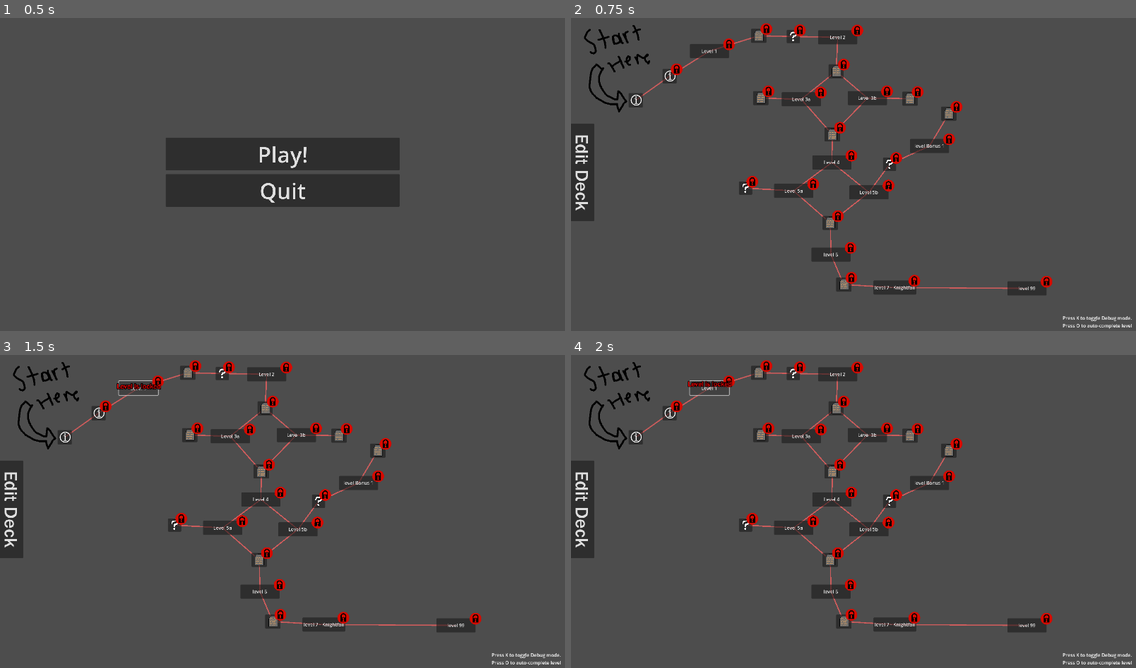
Above: before the commit, frames 1-4 (two rows, left to right).
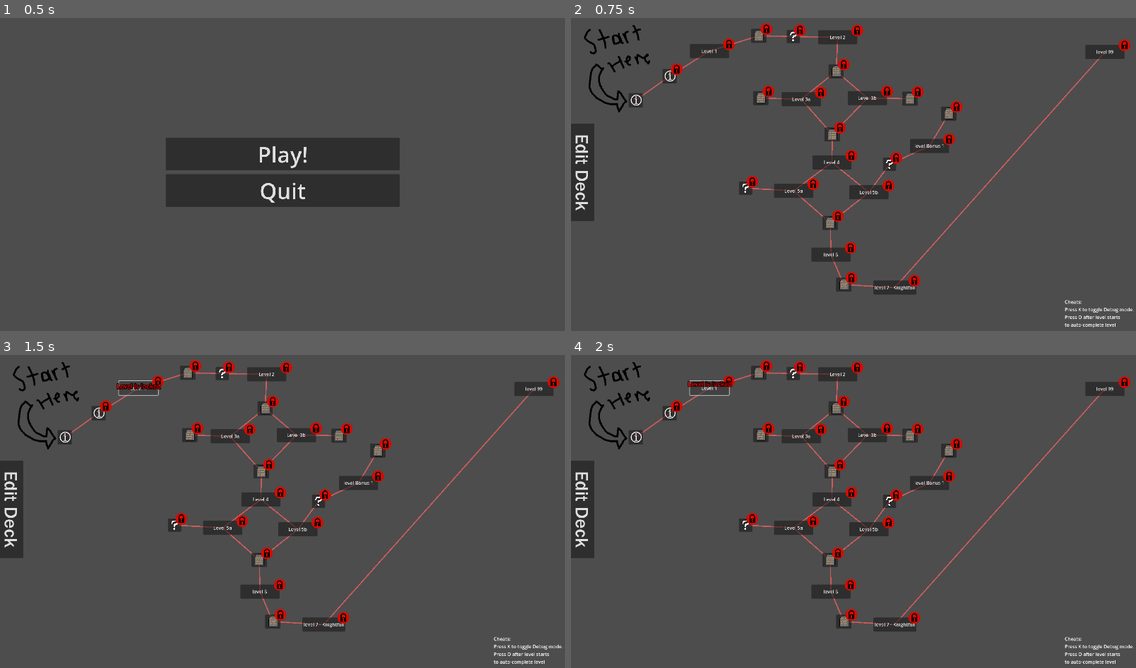
Above: after the commit, the same moments.

Repository: oliveman521/We-Wizards-Three
Game: Godot game, scene res://Scenes/Menus/MainMenu.tscn
The game is run twice, just before and just after one commit, with the same random seed, the same clock (stepped at 60 frames per second) and the same inputs.
Inputs:
- Up to frame 1 (0.5 s): no input
- Up to frame 2 (0.75 s): click "Play!" at 0.5 s
- Up to frame 3 (1.5 s): click "Level 1" at 1.25 s
- Up to frame 4 (2 s): no input

Frame 1 is identical in both runs. In frame 2, 1.3% of the frame differs, in the area x 57-100%, y 6-100%; in frame 3, 1.3%; in frame 4, 1.3%.

Commit message:
Cards update Names based off of file names

Diff:
--- a/Cards/card.gd
+++ b/Cards/card.gd
@@ -35,13 +35,16 @@
 signal card_played()
 signal card_discarded()
 
-@export var card_name: String: #TODO Making this drive the file name proved to cause problems where it'd create duplicate files, but it could be driven BY the file name? Seems smart
-	get: return card_name
-	set(new_val):
-		card_name = new_val
+
+@export var card_name: String:
+	get:
+		var file_name: String = scene_file_path.get_basename().split("/")[-1]
+		file_name = file_name.replace("card_","")
+		file_name = file_name.capitalize()
+		name = file_name
 		if card_name_UI:
-			card_name_UI.text = new_val
-		name = "Card - " + card_name
+			card_name_UI.text = file_name
+		return file_name
 
 var deck_building_mode: bool = false
 
--- a/SaveData/Mid-Game Save.tres
+++ b/SaveData/Mid-Game Save.tres
@@ -1,8 +1,8 @@
 [gd_resource type="Resource" script_class="GameSave" load_steps=14 format=3 uid="uid://3c1rtf66d6u6"]
 
 [ext_resource type="Script" path="res://SaveData/GameSave.gd" id="1_qn4hp"]
-[ext_resource type="PackedScene" uid="uid://6685qupifd8s" path="res://Cards/Card Pool/card_fire_scroll_recipe.tscn" id="2_vattb"]
-[ext_resource type="PackedScene" uid="uid://dfuh7fif3lr3e" path="res://Cards/Card Pool/card_lightning_scroll.tscn" id="3_8gds4"]
+[ext_resource type="PackedScene" uid="uid://6685qupifd8s" path="res://Cards/Card Pool/card_fire_ball_recipe.tscn" id="2_vattb"]
+[ext_resource type="PackedScene" uid="uid://dfuh7fif3lr3e" path="res://Cards/Card Pool/card_lightning_scroll_recipe.tscn" id="3_8gds4"]
 [ext_resource type="PackedScene" uid="uid://rfnlpy50ihlp" path="res://Cards/Card Pool/card_printing_press.tscn" id="4_u8d5v"]
 [ext_resource type="PackedScene" uid="uid://bt6cb8kc2x7u4" path="res://Cards/Card Pool/card_quick_cast.tscn" id="5_hed7e"]
 [ext_resource type="PackedScene" uid="uid://bhq4tuy1yifyy" path="res://Cards/Card Pool/card_scortched_earth.tscn" id="6_51gt1"]
--- a/Scenes/Level Select Map/Info Panels/card_unlock_panel.tscn
+++ b/Scenes/Level Select Map/Info Panels/card_unlock_panel.tscn
@@ -2,7 +2,7 @@
 
 [ext_resource type="PackedScene" uid="uid://be7dua4d4fqh3" path="res://Scenes/Level Select Map/Info Panels/base_info_panel.tscn" id="1_pbe3n"]
 [ext_resource type="Script" path="res://Scenes/Level Select Map/Info Panels/CardUnlockPanel.gd" id="2_3qf2u"]
-[ext_resource type="PackedScene" uid="uid://6685qupifd8s" path="res://Cards/Card Pool/card_fire_scroll_recipe.tscn" id="3_uqla0"]
+[ext_resource type="PackedScene" uid="uid://6685qupifd8s" path="res://Cards/Card Pool/card_fire_ball_recipe.tscn" id="3_uqla0"]
 
 [node name="Card Unlock Panel" instance=ExtResource("1_pbe3n")]
 offset_left = 1339.0
--- a/Scenes/Level Select Map/Map Nodes/MapNode.gd
+++ b/Scenes/Level Select Map/Map Nodes/MapNode.gd
@@ -63,7 +63,8 @@
 
 
 func _ready() -> void:
-	GameManager.debug_mode_changed.connect(queue_redraw)
+	if not Engine.is_editor_hint():
+		GameManager.debug_mode_changed.connect(queue_redraw)
 	queue_redraw()
 
 
--- a/Scenes/Level Select Scene.tscn
+++ b/Scenes/Level Select Scene.tscn
@@ -11,7 +11,6 @@
 [ext_resource type="Texture2D" uid="uid://830fliunjvdu" path="res://Sprites/Comic Panels/door slam.png" id="8_7wuin"]
 [ext_resource type="Texture2D" uid="uid://cxme5dqwjo81m" path="res://Sprites/Comic Panels/Telling the gang.png" id="9_dk514"]
 [ext_resource type="Theme" uid="uid://btsp3ifn1m5n3" path="res://Scenes/Menus/Menus.tres" id="10_2ecuw"]
-[ext_resource type="PackedScene" uid="uid://6685qupifd8s" path="res://Cards/Card Pool/card_fire_scroll_recipe.tscn" id="10_f7yid"]
 [ext_resource type="Script" path="res://Scenes/Menus/deck_builder_menu.gd" id="11_t8gd0"]
 [ext_resource type="LabelSettings" uid="uid://csj8lqpyqucr2" path="res://UI/Fonts/large_text.tres" id="12_fdwhl"]
 [ext_resource type="PackedScene" uid="uid://nr4hlan2e2hj" path="res://Scenes/Levels/Level 1.tscn" id="12_iop6h"]
@@ -29,13 +28,14 @@
 [ext_resource type="PackedScene" uid="uid://tth5yw0eirm6" path="res://Cards/Card Pool/card_librarian_golem.tscn" id="22_dsx6i"]
 [ext_resource type="PackedScene" uid="uid://50477ao4osxc" path="res://Scenes/Levels/Level 3b.tscn" id="22_mev8k"]
 [ext_resource type="PackedScene" uid="uid://dio6uti0xbamv" path="res://Scenes/Levels/Level 4.tscn" id="24_ihj3m"]
+[ext_resource type="PackedScene" uid="uid://6685qupifd8s" path="res://Cards/Card Pool/card_fire_ball_recipe.tscn" id="24_rjnis"]
 [ext_resource type="PackedScene" uid="uid://cgklhf7q88enf" path="res://Cards/Card Pool/card_shock.tscn" id="26_cxv1b"]
 [ext_resource type="PackedScene" uid="uid://qiwvts513giv" path="res://Scenes/Levels/Level 5b.tscn" id="27_3xcp6"]
 [ext_resource type="PackedScene" uid="uid://bt6cb8kc2x7u4" path="res://Cards/Card Pool/card_quick_cast.tscn" id="27_48o8d"]
 [ext_resource type="PackedScene" uid="uid://don0td5sje72h" path="res://Scenes/Levels/Level 5a.tscn" id="28_0tjtk"]
 [ext_resource type="PackedScene" uid="uid://ddysngdfm7vje" path="res://Scenes/Levels/level Bonus 1.tscn" id="29_mq7ma"]
 [ext_resource type="PackedScene" uid="uid://cthet27f7cioc" path="res://Scenes/Levels/level 6.tscn" id="32_gsedw"]
-[ext_resource type="PackedScene" uid="uid://dfuh7fif3lr3e" path="res://Cards/Card Pool/card_lightning_scroll.tscn" id="33_xng6a"]
+[ext_resource type="PackedScene" uid="uid://dfuh7fif3lr3e" path="res://Cards/Card Pool/card_lightning_scroll_recipe.tscn" id="33_xng6a"]
 [ext_resource type="PackedScene" uid="uid://o3tq5x43hvo7" path="res://Scenes/Levels/level 7 - Knightfall.tscn" id="34_pvgma"]
 [ext_resource type="PackedScene" uid="uid://djyq018lrnfov" path="res://Scenes/Levels/level 99.tscn" id="35_ng2po"]
 
@@ -194,9 +194,9 @@
 offset_right = 973.0
 offset_bottom = 104.0
 level = ExtResource("16_okn0a")
-connected_map_nodes = [NodePath("../Cards - Super Charge (+2 others)"), NodePath("../Ability - Max Combo")]
-
-[node name="Cards - Super Charge (+2 others)" parent="Map Manager" node_paths=PackedStringArray("connected_map_nodes") instance=ExtResource("5_64jv8")]
+connected_map_nodes = [NodePath("../Cards - Supercharge (+2 others)"), NodePath("../Ability - Max Combo")]
+
+[node name="Cards - Supercharge (+2 others)" parent="Map Manager" node_paths=PackedStringArray("connected_map_nodes") instance=ExtResource("5_64jv8")]
 offset_left = 875.0
 offset_top = 172.0
 offset_right = 927.0
@@ -226,7 +226,7 @@
 offset_right = 849.0
 offset_bottom = 315.0
 level = ExtResource("21_ditay")
-connected_map_nodes = [NodePath("../Cards - Super Charge (+2 others)"), NodePath("../Cards - Scortched Earth (+1 others)"), NodePath("../Cards - Fire Ball Scroll (+3 others)")]
+connected_map_nodes = [NodePath("../Cards - Supercharge (+2 others)"), NodePath("../Cards - Scortched Earth (+1 others)"), NodePath("../Cards - Fire Ball Recipe (+3 others)")]
 
 [node name="Level - Level 3b" parent="Map Manager" node_paths=PackedStringArray("connected_map_nodes") instance=ExtResource("3_qvwta")]
 offset_left = 941.0
@@ -234,14 +234,14 @@
 offset_right = 1074.0
 offset_bottom = 311.0
 level = ExtResource("22_mev8k")
-connected_map_nodes = [NodePath("../Cards - Super Charge (+2 others)"), NodePath("../Cards - Magma Spray (+3 others)"), NodePath("../Cards - Fire Ball Scroll (+3 others)")]
-
-[node name="Cards - Fire Ball Scroll (+3 others)" parent="Map Manager" node_paths=PackedStringArray("connected_map_nodes") instance=ExtResource("5_64jv8")]
+connected_map_nodes = [NodePath("../Cards - Supercharge (+2 others)"), NodePath("../Cards - Magma Spray (+3 others)"), NodePath("../Cards - Fire Ball Recipe (+3 others)")]
+
+[node name="Cards - Fire Ball Recipe (+3 others)" parent="Map Manager" node_paths=PackedStringArray("connected_map_nodes") instance=ExtResource("5_64jv8")]
 offset_left = 862.0
 offset_top = 387.0
 offset_right = 914.0
 offset_bottom = 435.0
-cards = Array[PackedScene]([ExtResource("10_f7yid"), ExtResource("10_f7yid"), ExtResource("10_f7yid"), ExtResource("21_bj66l")])
+cards = Array[PackedScene]([ExtResource("24_rjnis"), ExtResource("24_rjnis"), ExtResource("24_rjnis"), ExtResource("21_bj66l")])
 connected_map_nodes = [NodePath("../Level - Level 3a"), NodePath("../Level - Level 3b"), NodePath("../Level - Level 4")]
 
 [node name="Level - Level 4" parent="Map Manager" node_paths=PackedStringArray("connected_map_nodes") instance=ExtResource("3_qvwta")]
@@ -250,7 +250,7 @@
 offset_right = 953.0
 offset_bottom = 530.0
 level = ExtResource("24_ihj3m")
-connected_map_nodes = [NodePath("../Cards - Fire Ball Scroll (+3 others)"), NodePath("../Level - Level 5b"), NodePath("../Level - Level 5a")]
+connected_map_nodes = [NodePath("../Cards - Fire Ball Recipe (+3 others)"), NodePath("../Level - Level 5b"), NodePath("../Level - Level 5a")]
 
 [node name="Level - Level 5a" parent="Map Manager" node_paths=PackedStringArray("connected_map_nodes") instance=ExtResource("3_qvwta")]
 offset_left = 690.0
@@ -294,7 +294,7 @@
 offset_top = 316.0
 offset_right = 1310.0
 offset_bottom = 364.0
-cards = Array[PackedScene]([ExtResource("22_dsx6i"), ExtResource("21_bj66l"), ExtResource("10_f7yid")])
+cards = Array[PackedScene]([ExtResource("22_dsx6i"), ExtResource("21_bj66l"), ExtResource("24_rjnis")])
 connected_map_nodes = [NodePath("../Level - level Bonus 1")]
 
 [node name="Level - level Bonus 1" parent="Map Manager" node_paths=PackedStringArray("connected_map_nodes") instance=ExtResource("3_qvwta")]
@@ -338,10 +338,10 @@
 connected_map_nodes = [NodePath("../Cards - Lightning Scroll (+3 others)"), NodePath("../Level - level 99")]
 
 [node name="Level - level 99" parent="Map Manager" node_paths=PackedStringArray("connected_map_nodes") instance=ExtResource("3_qvwta")]
-offset_left = 1483.0
-offset_top = 911.0
-offset_right = 1616.0
-offset_bottom = 959.0
+offset_left = 1748.0
+offset_top = 106.0
+offset_right = 1881.0
+offset_bottom = 154.0
 level = ExtResource("35_ng2po")
 connected_map_nodes = [NodePath("../Level - level 7 - Knightfall")]
 
@@ -434,14 +434,17 @@
 theme_override_constants/h_separation = 15
 theme_override_constants/v_separation = 15
 
-[node name="Card - Fire Ball Scroll" parent="Deck Building Menu/Screen Margin/HBoxContainer/VBoxContainer/ScrollContainer/Container/MarginContainer/Card Pool Container" instance=ExtResource("10_f7yid")]
-layout_mode = 2
-
-[node name="Card - Fire Ball Scroll2" parent="Deck Building Menu/Screen Margin/HBoxContainer/VBoxContainer/ScrollContainer/Container/MarginContainer/Card Pool Container" instance=ExtResource("10_f7yid")]
-layout_mode = 2
-
-[node name="Card - Fire Ball Scroll3" parent="Deck Building Menu/Screen Margin/HBoxContainer/VBoxContainer/ScrollContainer/Container/MarginContainer/Card Pool Container" instance=ExtResource("10_f7yid")]
-layout_mode = 2
+[node name="Fire Ball Recipe" parent="Deck Building Menu/Screen Margin/HBoxContainer/VBoxContainer/ScrollContainer/Container/MarginContainer/Card Pool Container" instance=ExtResource("24_rjnis")]
+layout_mode = 2
+card_name = "Fire Ball Recipe"
+
+[node name="Fire Ball Recipe2" parent="Deck Building Menu/Screen Margin/HBoxContainer/VBoxContainer/ScrollContainer/Container/MarginContainer/Card Pool Container" instance=ExtResource("24_rjnis")]
+layout_mode = 2
+card_name = "Fire Ball Recipe"
+
+[node name="Fire Ball Recipe3" parent="Deck Building Menu/Screen Margin/HBoxContainer/VBoxContainer/ScrollContainer/Container/MarginContainer/Card Pool Container" instance=ExtResource("24_rjnis")]
+layout_mode = 2
+card_name = "Fire Ball Recipe"
 
 [node name="VBoxContainer2" type="VBoxContainer" parent="Deck Building Menu/Screen Margin/HBoxContainer"]
 layout_mode = 2
@@ -489,11 +492,13 @@
 theme_override_constants/h_separation = 15
 theme_override_constants/v_separation = 15
 
-[node name="Card - Fire Ball Scroll" parent="Deck Building Menu/Screen Margin/HBoxContainer/VBoxContainer2/ScrollContainer/Container/MarginContainer/Deck Contents Container" instance=ExtResource("10_f7yid")]
-layout_mode = 2
-
-[node name="Card - Fire Ball Scroll2" parent="Deck Building Menu/Screen Margin/HBoxContainer/VBoxContainer2/ScrollContainer/Container/MarginContainer/Deck Contents Container" instance=ExtResource("10_f7yid")]
-layout_mode = 2
+[node name="Fire Ball Recipe" parent="Deck Building Menu/Screen Margin/HBoxContainer/VBoxContainer2/ScrollContainer/Container/MarginContainer/Deck Contents Container" instance=ExtResource("24_rjnis")]
+layout_mode = 2
+card_name = "Fire Ball Recipe"
+
+[node name="Fire Ball Recipe2" parent="Deck Building Menu/Screen Margin/HBoxContainer/VBoxContainer2/ScrollContainer/Container/MarginContainer/Deck Contents Container" instance=ExtResource("24_rjnis")]
+layout_mode = 2
+card_name = "Fire Ball Recipe"
 
 [node name="Back Button" type="Button" parent="Deck Building Menu/Screen Margin"]
 layout_mode = 2
@@ -505,12 +510,14 @@
 
 [node name="Label" type="Label" parent="."]
 layout_mode = 0
-offset_left = 1671.0
-offset_top = 1024.0
-offset_right = 1907.0
-offset_bottom = 1074.0
-text = "Press K to toggle Debug mode.
-Press O to auto-complete level"
+offset_left = 1678.0
+offset_top = 969.0
+offset_right = 1914.0
+offset_bottom = 1070.0
+text = "Cheats:
+Press K to toggle Debug mode.
+Press O after level starts
+to auto-complete level"
 
 [connection signal="button_down" from="Edit Deck Button" to="Deck Building Menu" method="open_deck_builder_menu"]
 [connection signal="button_down" from="Deck Building Menu/Screen Margin/Back Button" to="Deck Building Menu" method="close_deck_builder_menu"]
--- a/Scenes/Menus/deck_builder_menu.tscn
+++ b/Scenes/Menus/deck_builder_menu.tscn
@@ -1,7 +1,7 @@
 [gd_scene load_steps=5 format=3 uid="uid://bhm5xireormeb"]
 
 [ext_resource type="LabelSettings" uid="uid://csj8lqpyqucr2" path="res://UI/Fonts/large_text.tres" id="1_66omf"]
-[ext_resource type="PackedScene" uid="uid://6685qupifd8s" path="res://Cards/Card Pool/card_fire_scroll_recipe.tscn" id="1_j3icq"]
+[ext_resource type="PackedScene" uid="uid://6685qupifd8s" path="res://Cards/Card Pool/card_fire_ball_recipe.tscn" id="1_j3icq"]
 [ext_resource type="Script" path="res://Scenes/Menus/deck_builder_menu.gd" id="1_t8ixf"]
 [ext_resource type="Theme" uid="uid://btsp3ifn1m5n3" path="res://Scenes/Menus/Menus.tres" id="3_vpowb"]
 
Renamed: Cards/Card Pool/card_fire_scroll_recipe.tscn -> Cards/Card Pool/card_fire_ball_recipe.tscn
Renamed: Cards/Card Pool/card_lightning_scroll.tscn -> Cards/Card Pool/card_lightning_scroll_recipe.tscn
